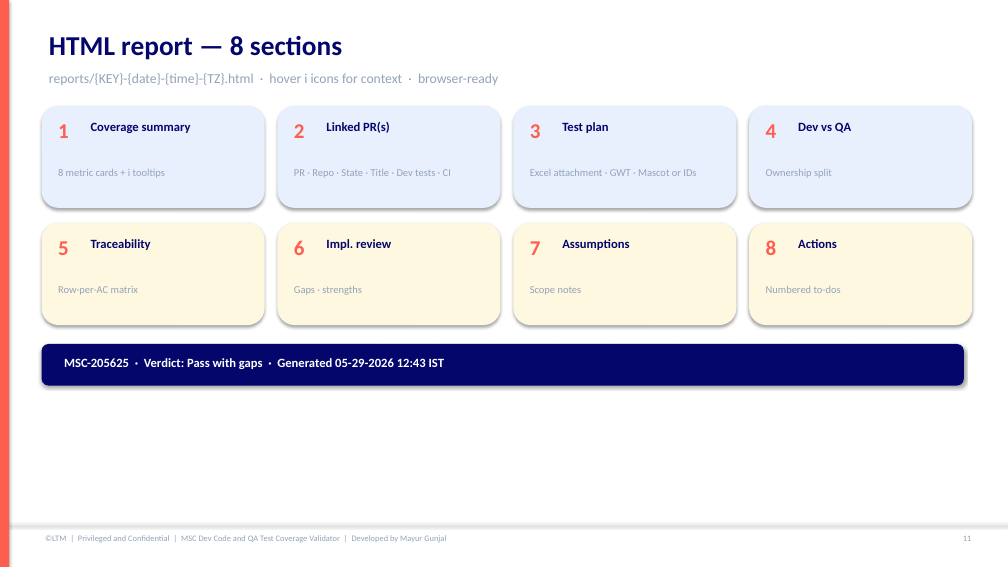
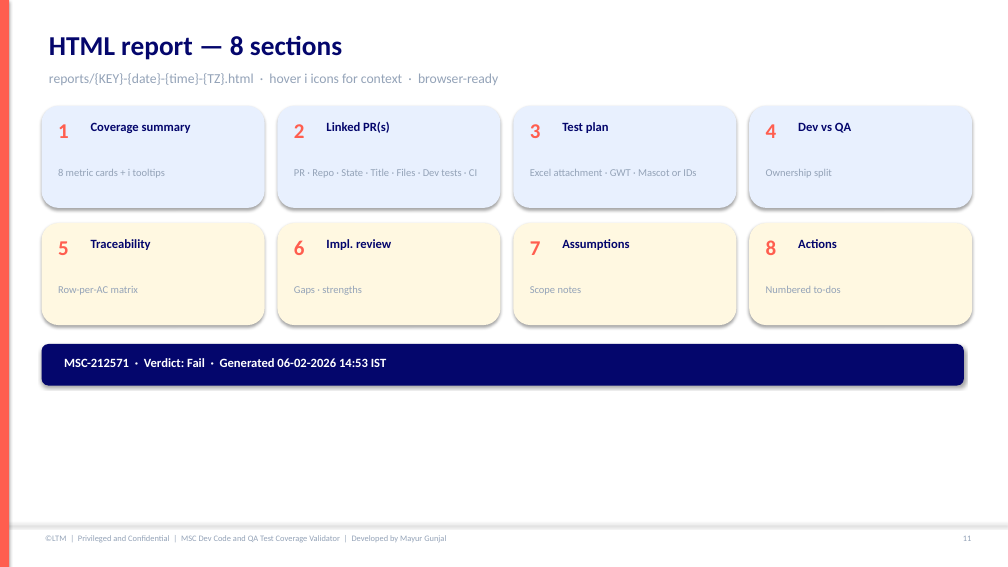
Before and after one commit to mgunjal11/pegasus-qa-agents-lab-copy, a slide deck: slide 12 of docs/MSC-Dev-Code-and-QA-Test-Coverage-Validator-Guide.pptx. Drawn at 1008x567 pixels with LibreOffice and Linux fonts; fonts in the diff are those of the drawing. Boxes give left, top, right and bottom in pixels: in the first picture for what was removed or moved away, otherwise in the second. Text is boxed around its words. In the diff, an @@ line names an element or a change of style, - is before the commit and + after.

```diff
--- a/docs/MSC-Dev-Code-and-QA-Test-Coverage-Validator-Guide.pptx
+++ b/docs/MSC-Dev-Code-and-QA-Test-Coverage-Validator-Guide.pptx
@@ text at (294,169,477,177): text changed @@
-PR · Repo · State · Title · Dev tests · CI
+PR · Repo · State · Title · Files · Dev tests · CI
@@ text at (64,358,386,367): text changed @@
-MSC-205625 · Verdict: Pass with gaps · Generated 05-29-2026 12:43 IST
+MSC-212571 · Verdict: Fail · Generated 06-02-2026 14:53 IST
```
Also in this commit, not shown: 10 other slides changed, 26 other files.
